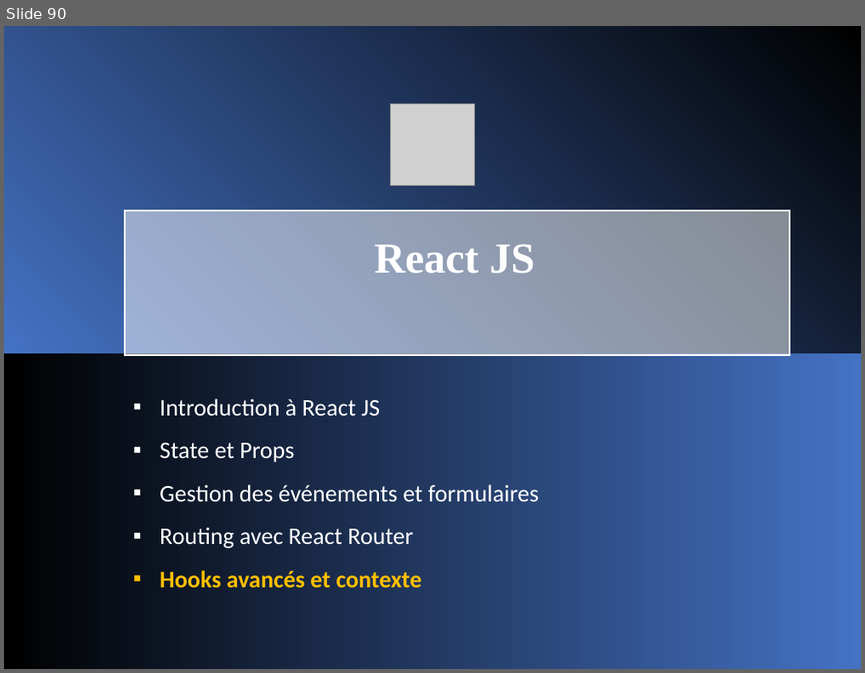
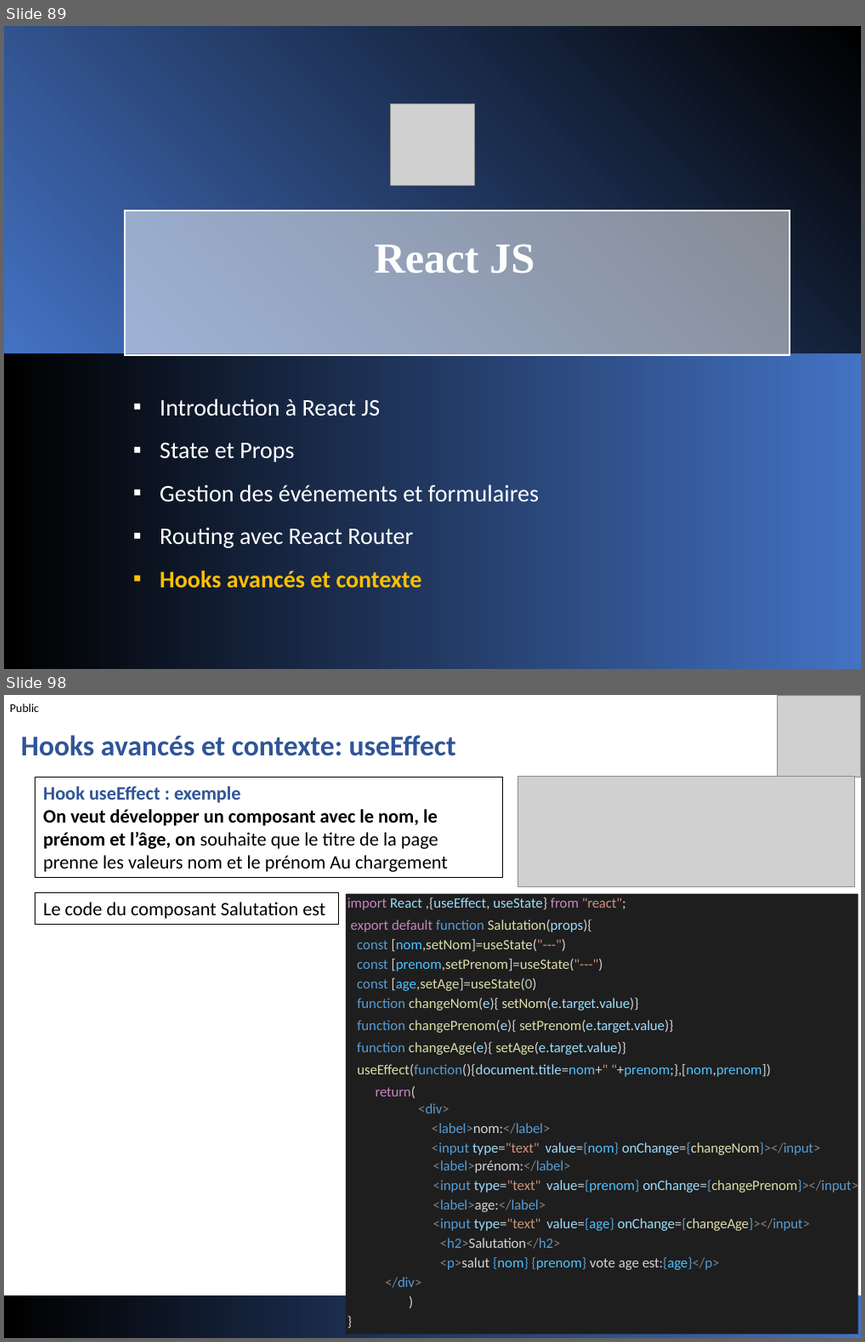
Before and after one commit to jeouit/REACT, a slide deck: Formation Front-V1-4.pptx. Shown one above the other, each under a label of ours: slide 90 before the commit, slides 89 and 98 after it; the slides between them are not shown. The pictures are 865x673 and 865x1342 pixels, drawn with LibreOffice and Linux fonts; fonts in the diff are those of the drawing; grey boxes stand for pictures. Boxes give left, top, right and bottom in pixels: in the first picture for what was removed or moved away, otherwise in the second. Text is boxed around its words. In the diff, an @@ line names an element or a change of style, - is before the commit and + after.

```diff
--- a/Formation Front-V1-4.pptx
+++ b/Formation Front-V1-4.pptx
@@ slide 98 added at <box>4,695,861,1338</box>, background #FFFFFF @@
@@ text added at <box>10,703,39,712</box>, 10 pt, text #000000 @@
+Public
@@ picture added at <box>777,695,861,777</box> @@
@@ text added at <box>21,735,456,756</box>, 24 pt, text #2F5597, bold @@
+Hooks avancés et contexte: useEffect
@@ rectangle added at <box>35,777,503,878</box>, outline #000000 0.75 pt, 16 pt, text #000000, bold @@
+  Hook useEffect : exemple
+On veut développer un composant avec le nom, le prénom et l’âge, on souhaite que le titre de la page prenne les valeurs nom et le prénom Au chargement
@@ picture added at <box>517,777,855,887</box> @@
@@ rectangle added at <box>35,893,338,925</box>, fill #FFFFFF, outline #000000 0.75 pt, 16 pt, text #000000 @@
+Le code du composant Salutation est
@@ rectangle added at <box>346,894,858,1334</box>, fill #1E1E1E, 12 pt, text #559CD5 @@
+import React ,{useEffect, useState} from "react";
+export default function Salutation(props){
+const [nom,setNom]=useState("---")
+const [prenom,setPrenom]=useState("---")
+const [age,setAge]=useState(0)
+function changeNom(e){ setNom(e.target.value)}
+function changePrenom(e){ setPrenom(e.target.value)}
+function changeAge(e){ setAge(e.target.value)}
+useEffect(function(){document.title=nom+" "+prenom;},[nom,prenom])
+return(
+<div>
+<label>nom:</label>
+<input type="text" value={nom} onChange={changeNom}></input>
+<label>prénom:</label>
+<input type="text" value={prenom} onChange={changePrenom}></input>
+<label>age:</label>
+<input type="text" value={age} onChange={changeAge}></input>
+<h2>Salutation</h2>
+<p>salut {nom} {prenom} vote age est:{age}</p>
+</div>
+)
+}
@@ rectangle added at <box>4,1296,861,1338</box>, fill gradient #000000 to #4472C4 @@
@@ what was slide 90 is now slide 89 @@
```
Also in this commit, not shown: 9 slides changed, 7 other slides added, 7 slides removed.
